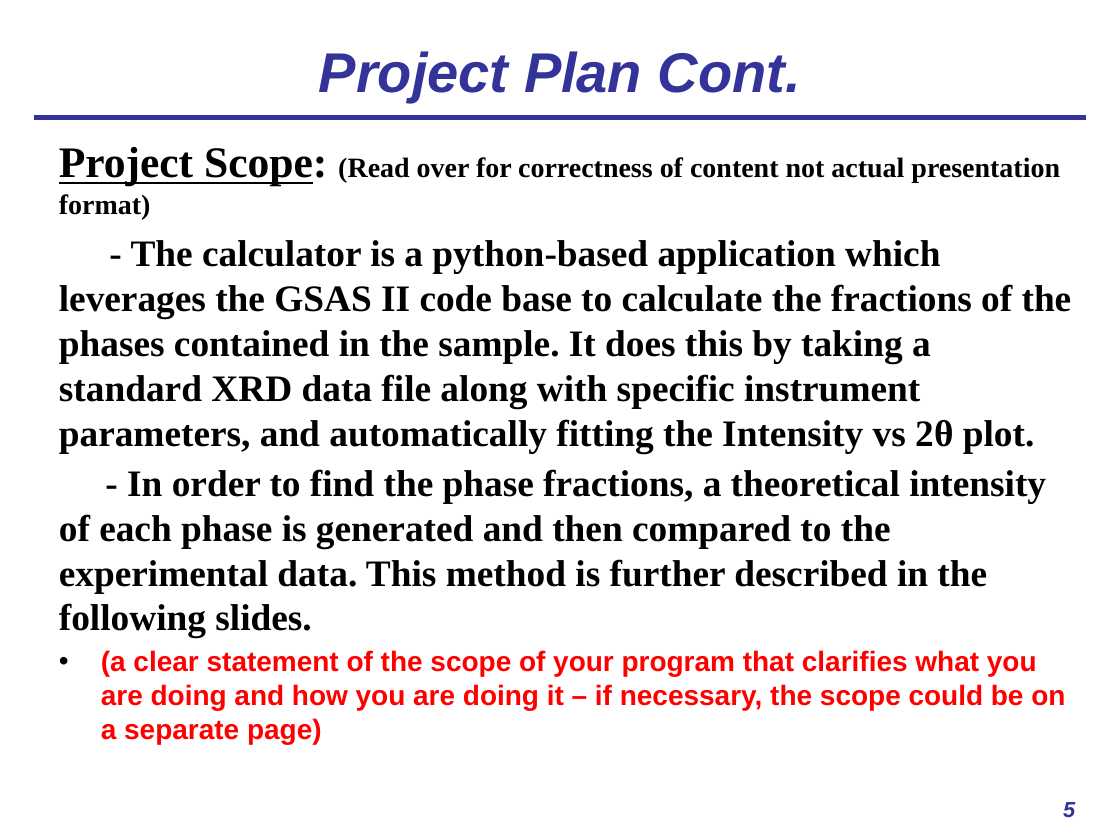
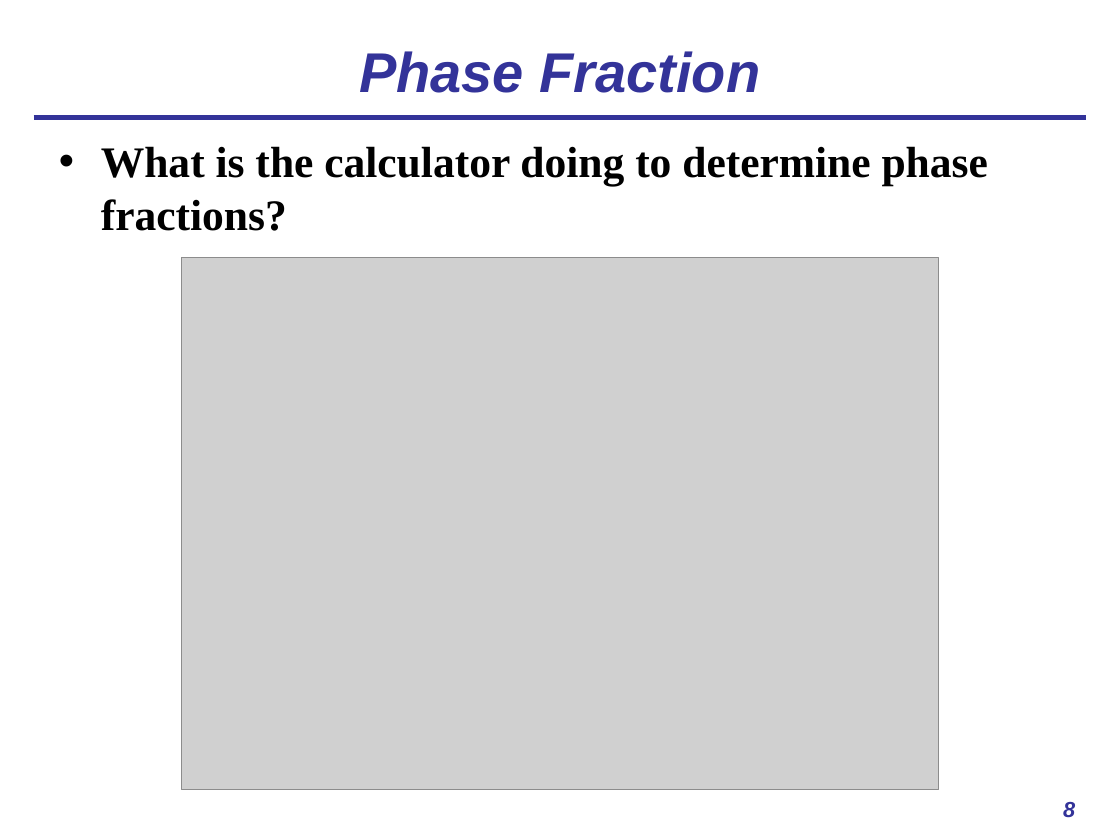
Before and after one commit to usnistgov/AusteniteCalculator, a slide deck: slide 8 of ASPPRC_presentation.pptx (slide 5 before the commit). Drawn at 1120x840 pixels with LibreOffice and Linux fonts; fonts in the diff are those of the drawing; grey boxes stand for pictures. Boxes give left, top, right and bottom in pixels: in the first picture for what was removed or moved away, otherwise in the second. Text is boxed around its words. In the diff, an @@ line names an element or a change of style, - is before the commit and + after.

```diff
--- a/ASPPRC_presentation.pptx
+++ b/ASPPRC_presentation.pptx
@@ title at (x1=359, y1=51, x2=761, y2=93): text changed @@
-Project Plan Cont.
+Phase Fraction
@@ text at (x1=101, y1=146, x2=988, y2=231): text changed; size 24 to 28 pt @@
-Project Scope: (Read over for correctness of content not actual presentation format)
-- The calculator is a python-based application which leverages the GSAS II code base to calculate the fractions of the phases contained in the sample. It does this by taking a standard XRD data file along with specific instrument parameters, and automatically fitting the Intensity vs 2θ plot.
-- In order to find the phase fractions, a theoretical intensity of each phase is generated and then compared to the experimental data. This method is further described in the following slides.
-• (a clear statement of the scope of your program that clarifies what you are doing and how you are doing it – if necessary, the scope could be on a separate page)
+• What is the calculator doing to determine phase fractions?
@@ picture added at (x1=181, y1=258, x2=939, y2=790) @@
@@ page number at (x1=1063, y1=802, x2=1075, y2=817): text changed @@
-5
+8
```
Also in this commit, not shown: 4 other slides changed, 6 slides added, 2 slides removed.
